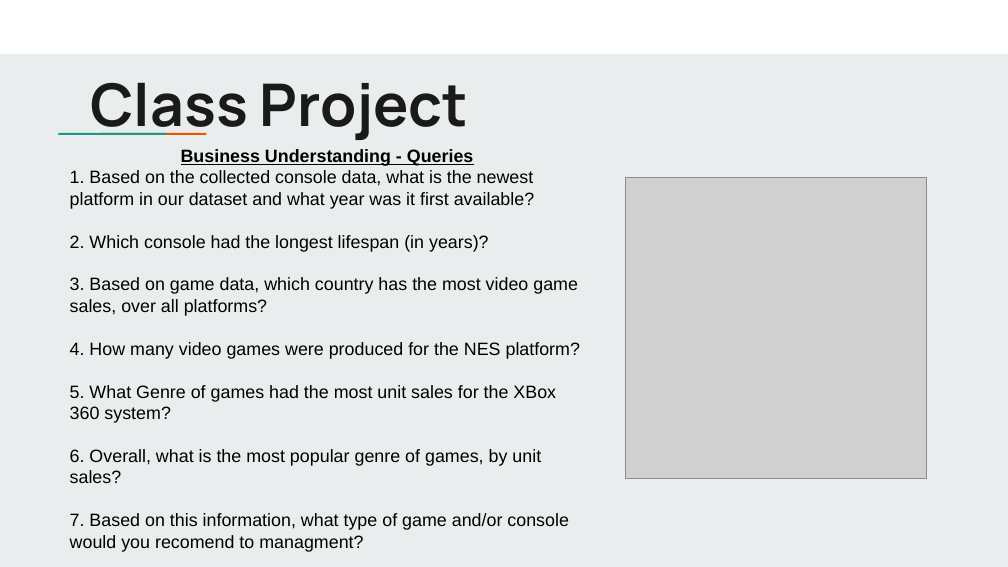
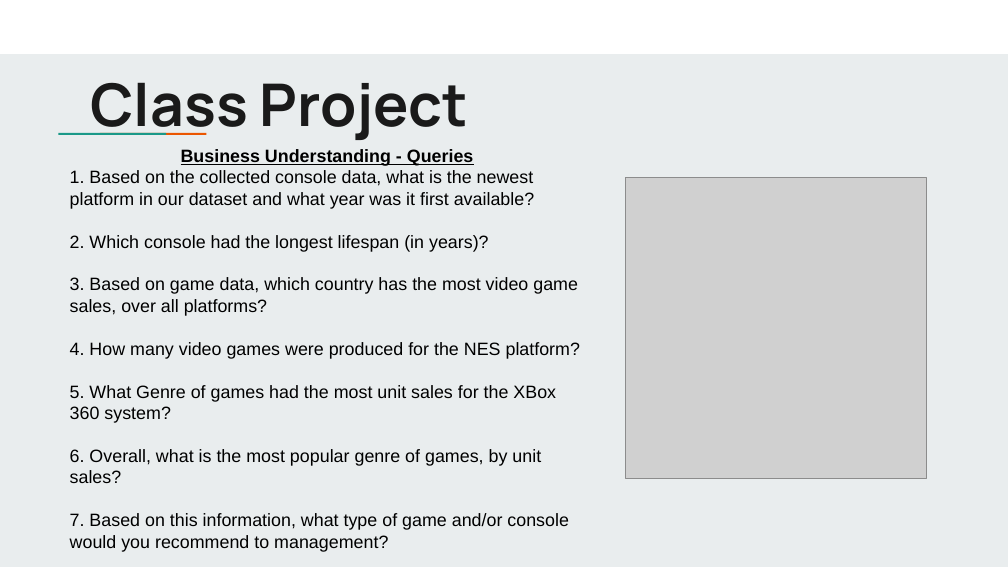
Before and after one commit to jbergmann56/OSDA-DataManipulationAndManagement, a slide deck: slide 16 of Lectures/Writing Queries (2).pptx (slide 15 before the commit). Drawn at 1008x567 pixels with LibreOffice and Linux fonts; fonts in the diff are those of the drawing; grey boxes stand for pictures. Boxes give left, top, right and bottom in pixels: in the first picture for what was removed or moved away, otherwise in the second. Text is boxed around its words. In the diff, an @@ line names an element or a change of style, - is before the commit and + after.

```diff
--- a/Lectures/Writing Queries (2).pptx
+++ b/Lectures/Writing Queries (2).pptx
@@ text at box(70, 513, 569, 552): text changed @@
-7. Based on this information, what type of game and/or console would you recomend to managment?
+7. Based on this information, what type of game and/or console would you recommend to management?
```
Also in this commit, not shown: 1 slide added, 11 other files.
